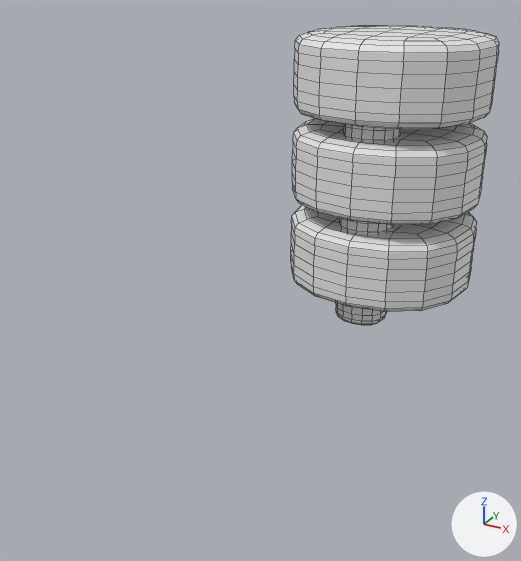
One commit to the FBX model assets/cookies.fbx: the scene before it, then after it.
The view is the same before and after, from a 50 mm camera at (2.26, -3.8, 3.25) aimed at (-0.29, 0.83, 0.93). The lights are fixed; the arrows at lower right show +X, +Y and +Z. Mesh edges are drawn as thin lines.
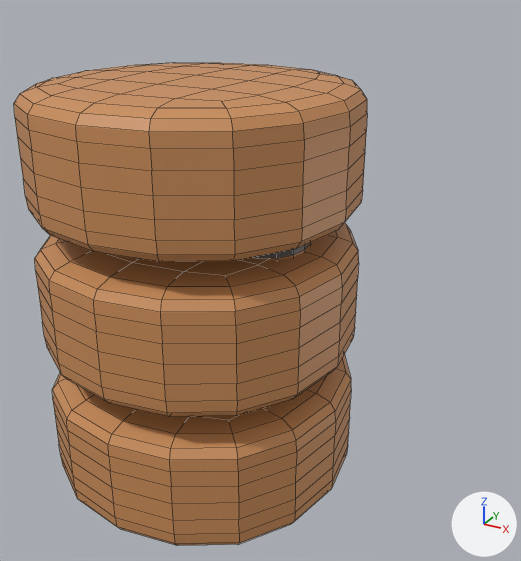
What differs and where, as boxes (x1, y1, x2, y2) in the pictures (521 x 561 px):
'Cube.008', recoloured, moved, turned: before (291, 26, 499, 325); after (14, 63, 367, 545)
part 1 of me_cube_001, recoloured: before (291, 26, 499, 312); after (14, 63, 367, 545)
part 2 of me_cube_001, recoloured: before (336, 303, 386, 325)
part 3 of me_cube_001, recoloured: before (340, 124, 401, 232); after (250, 242, 311, 259)

Edits to the bpy script that builds the scene:
```text
Add mat_cookie:
    mat_cookie = principled_material('cookie')
    mat_cookie.base_color = (0.604, 0.274, 0.103)  # orange #cc8f5a
Add mat_material_001:
    mat_material_001 = principled_material('Material.001')
    mat_material_001.base_color = (0.107, 0.107, 0.107)  # dark grey #5c5c5c
Change me_cube_001:
    where me_cube_001.from_pydata(...)  # 2034 vertices, 2016 faces; spans x -3.31..3.31, y -1.59..5.03, z -6.17..2.08
    used by ob_cube_008; location = (0.0, 2.411, 2.017); scale = (0.277, 0.277, 0.33)
    me_cube_001 part 1: 1657 of the faces centred in x -3.19..3.19, y -1.48..4.91, z -5.44..2.07 switch from no material to mat_cookie (orange #cc8f5a)
    me_cube_001 part 2: 224 of the faces centred in x -0.89..0.89, y -0.89..4.17, z -6.16..-5.34 switch from no material to mat_material_001 (dark grey #5c5c5c)
    me_cube_001 part 3: 135 of the faces centred in x -1.65..0.89, y -0.89..4.17, z -3.01..-0.15 switch from no material to mat_material_001 (dark grey #5c5c5c)
Change ob_cube_008:
    ob_cube_008.location: (0.0, 2.411, 2.017) -> (-0.445, -0.465, 2.017)
    ob_cube_008.rotation_euler: (0.0, 0.0, 0.0) -> (0.0, 0.0, -1.6)  # degrees (0, 0, 0) -> degrees (0, 0, -92)
```
